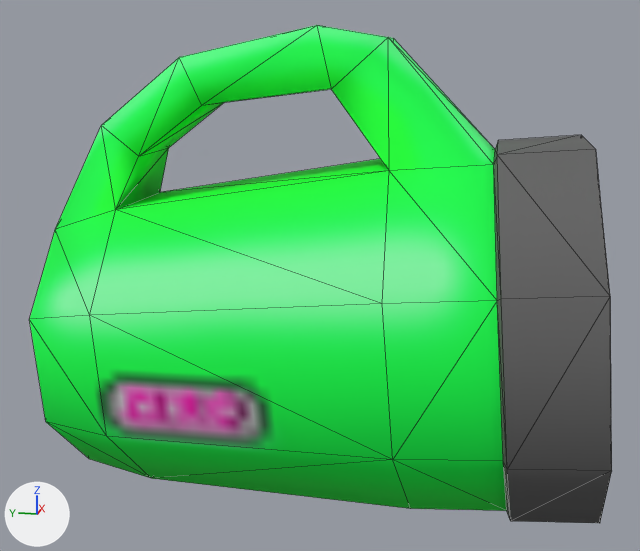
Before and after pictures for a commit that changed the FBX model media/models_X/ZombieScannerMK1.FBX.
Before and after are seen from a 50 mm camera at (-0.625, -0.133, 0.311) aimed at (0.0, -0.008, 0.155). The axes (+X, +Y, +Z) are drawn at lower left. The lights are the same throughout. Mesh edges are drawn as thin lines.

The first picture shows 'FlashLight'.
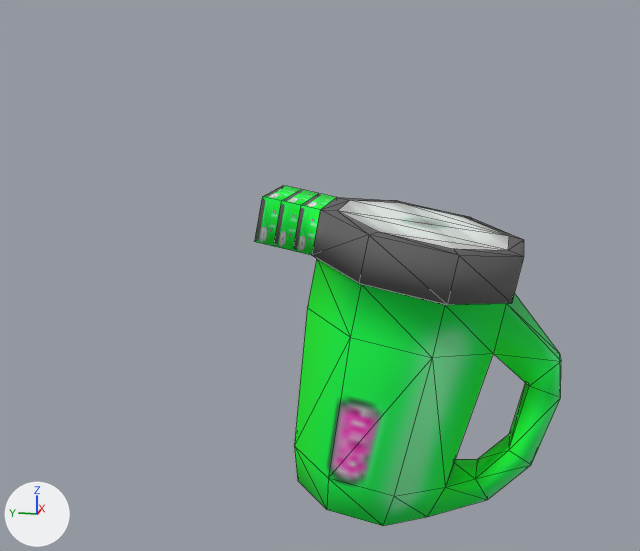
Pixel boxes (x1, y1, x2, y2) of what changed, in the pictures (640 x 551 px):
```json
{"object": "FlashLight", "change": "reshaped, moved, turned, rescaled", "before": [29, 25, 612, 523], "after": [254, 185, 561, 526]}
{"part": 1, "of": "me_mesh", "change": "built on", "after": [254, 185, 337, 255], "on screen": "green"}
```

Scene script edits in JSON lines:
```json
{"block": "me_mesh", "where": "# used by ob_flashlight; location = (0.0, 0.0, 0.0); rotation_euler = (1.571, 0.0, 0.0), in degrees (90, 0, 0); scale = (0.0254, 0.0254, 0.0254)"}
{"op": "remove", "block": "me_mesh", "code": "me_mesh.from_pydata(...)  # 71 vertices, 142 faces; spans x -5.0..5.0, y 0.0..13.1, z -7.7..8.4"}
{"op": "add", "block": "me_mesh", "code": "me_mesh.from_pydata(...)  # 83 vertices, 157 faces; spans x -5.0..5.0, y -3.0..13.1, z -7.7..8.6"}
{"block": "me_mesh", "change": "me_mesh part 1"}
{"block": "me_mesh", "change": "2 faces are deleted"}
{"block": "me_mesh", "change": "6 vertices are added at (-2.1, -1.0, 6.1), (-2.1, -0.8, 8.4), (-2.1, -2.0, 6.2), (-2.1, -1.8, 8.5), (-2.1, -3.0, 6.3), (-2.1, -2.8, 8.6)"}
{"block": "me_mesh", "change": "6 new vertices lie (4.2, 0.0, 0.0) away from vertices in x -2.1, y -3.0..-0.8, z 6.1..8.6"}
{"block": "me_mesh", "change": "17 new faces join them"}
{"op": "set", "path": "ob_flashlight.location", "old": "(0.0, 0.0, 0.0)", "new": "(0.0, 0.0, 0.0914)"}
{"op": "set", "path": "ob_flashlight.rotation_euler", "old": "(1.571, 0.0, 0.0)", "new": "(-0.106, -0.000283, 3.124)", "note": "degrees (90, 0, 0) -> degrees (-6.1, 0, 179)"}
{"op": "set", "path": "ob_flashlight.scale", "old": "(0.0254, 0.0254, 0.0254)", "new": "(0.0142, 0.0142, 0.0142)"}
```
